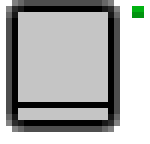
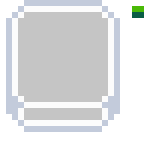
Two versions of the same layered image (150x144). Layer-by-layer changes:
painted on "Bar" over left=132, top=6, right=144, bottom=18
painted on "Frame" over left=6, top=0, right=120, bottom=132
